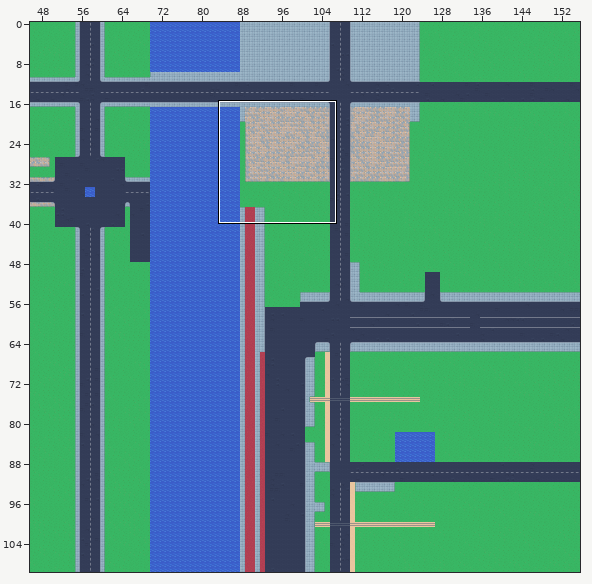
An edit to a level. Tiled map (JSON), maps/warszawa.tmj. Above, an overview of the earlier version with the close-up marked.
Close-up. Before the edit:
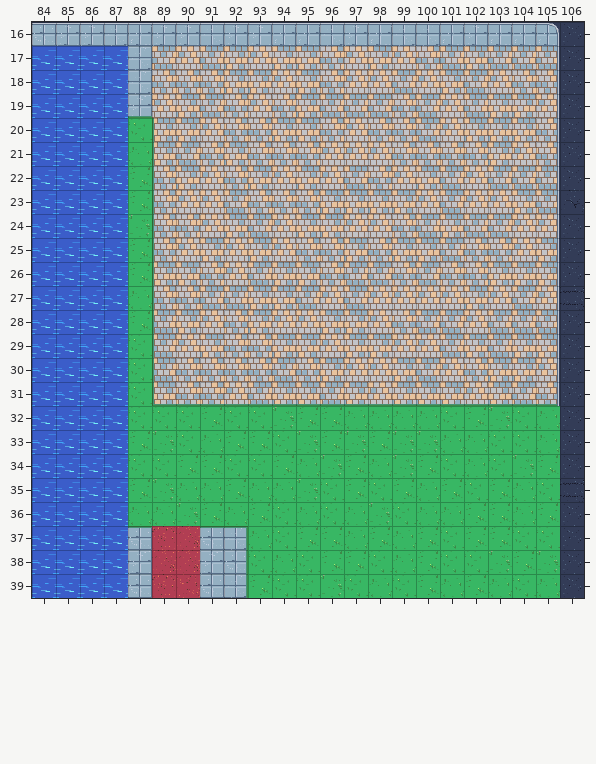
Cells are 32x32 px. Shown: x 84..106, y 16..39. The commit also changed other parts of the map, which this record leaves out.
After the commit:
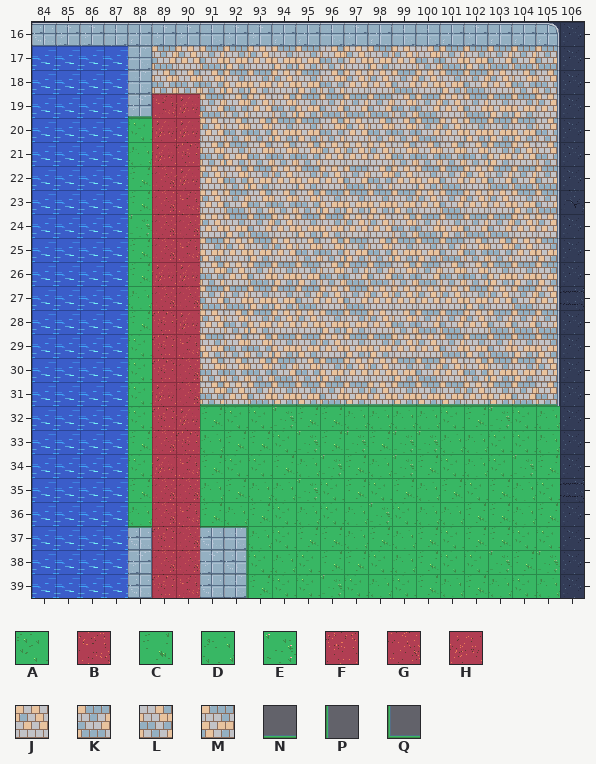
Key: from "training": A 0, B 3, C 8, D 9, E 10, F 17, G 18, H 19, J 20, K 21, L 22, M 23, N 67, P 71, Q 75.
_ is an empty cell, . an unchanged one.
Changes in this commit:
--- layer "ground"
@@ x 89..90 @@
-19 JM
-20 MM
-21 MK
-22 LM
-23 LJ
-24 LL
-25 LJ
-26 MM
-27 LL
-28 KM
-29 KJ
-30 KL
-31 ML
-32 AA
-33 EA
-34 AC
-35 ED
-36 DE
+19 BH
+20 HH
+21 HF
+22 GH
+23 GB
+24 GG
+25 GB
+26 HH
+27 GG
+28 FH
+29 FB
+30 FG
+31 HG
+32 FH
+33 GF
+34 HB
+35 GG
+36 GB
--- layer "verge"
@@ x 89..90 @@
-20 P.
-21 P.
-22 P.
-23 P.
-24 P.
-25 P.
-26 P.
-27 P.
-28 P.
-29 P.
-30 P.
-31 QN
+20 _.
+21 _.
+22 _.
+23 _.
+24 _.
+25 _.
+26 _.
+27 _.
+28 _.
+29 _.
+30 _.
+31 __
Where, in picture pixels (left, top, right, bottom), the same in both close-ups:
changed: (152, 94, 200, 526)
